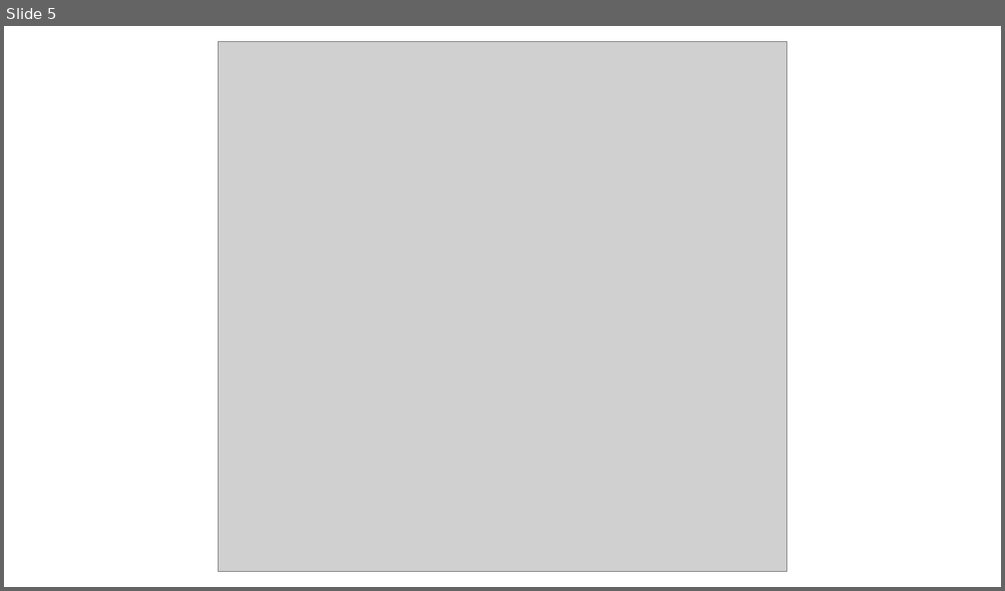
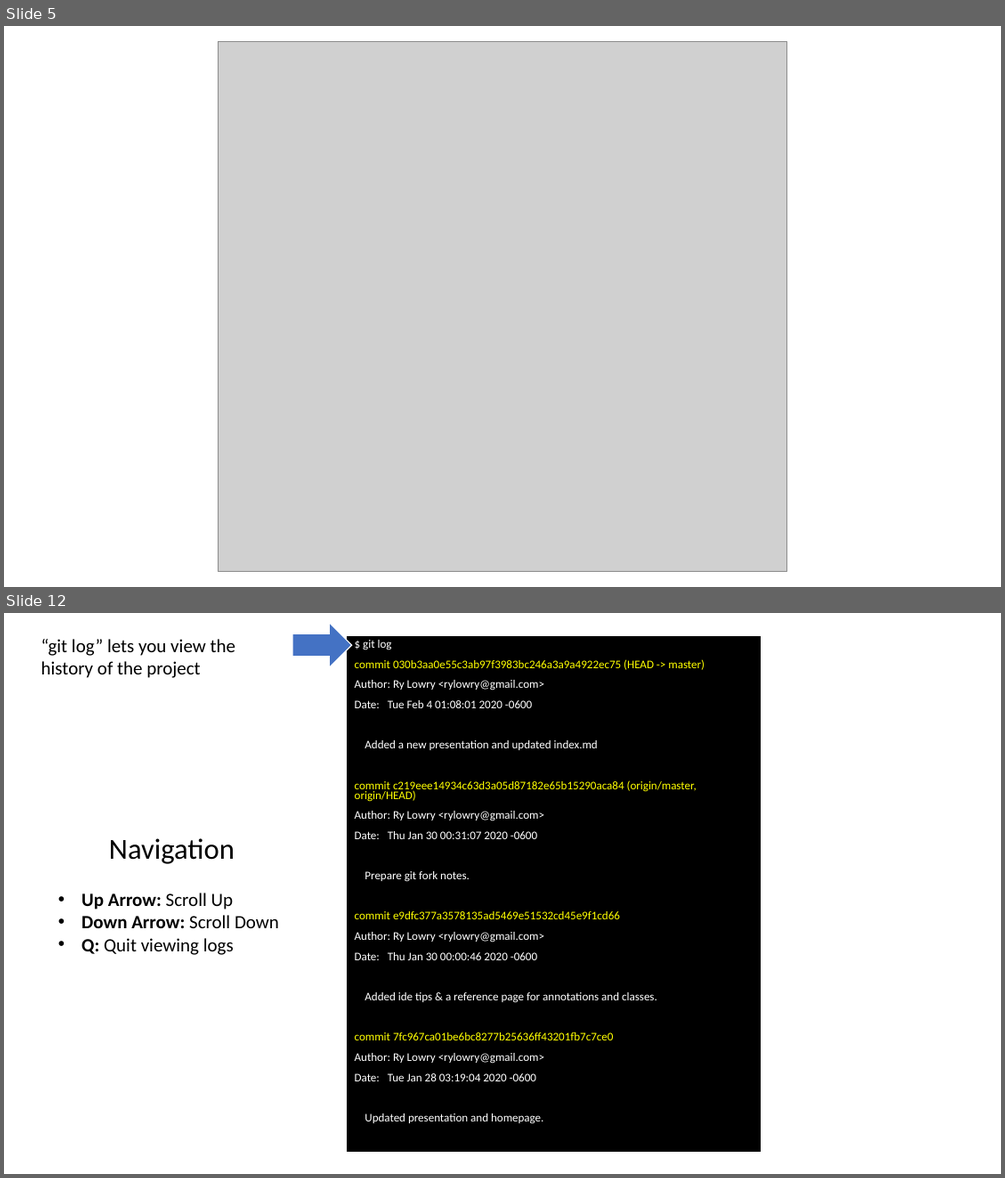
Before and after one commit to ryl/cybr406-2020, a slide deck: files/working-with-git-github.pptx. Shown one above the other, each under a label of ours: slide 5 before the commit, slides 5 and 12 after it; the slides between them are not shown. The pictures are 1005x591 and 1005x1178 pixels, drawn with LibreOffice and Linux fonts; fonts in the diff are those of the drawing; grey boxes stand for pictures; background and template pictures are left out. Boxes give left, top, right and bottom in pixels: in the first picture for what was removed or moved away, otherwise in the second. Text is boxed around its words. In the diff, an @@ line names an element or a change of style, - is before the commit and + after.

```diff
--- a/files/working-with-git-github.pptx
+++ b/files/working-with-git-github.pptx
@@ slide 12 added at (4,613,1001,1174), background #FFFFFF @@
@@ text added at (41,639,235,678), 18 pt, text #000000 @@
+“git log” lets you view the history of the project
@@ right arrow added at (292,623,352,667), fill #4472C4, outline #FFFFFF 1 pt @@
@@ text added at (348,637,760,1151), fill #000000, outline #000000 1 pt, 11.2 pt, text #FFFFFF @@
+$ git log
+commit 030b3aa0e55c3ab97f3983bc246a3a9a4922ec75 (HEAD -> master)
+Author: Ry Lowry <rylowry@gmail.com>
+Date: Tue Feb 4 01:08:01 2020 -0600
+Added a new presentation and updated index.md
+commit c219eee14934c63d3a05d87182e65b15290aca84 (origin/master, origin/HEAD)
+Author: Ry Lowry <rylowry@gmail.com>
+Date: Thu Jan 30 00:31:07 2020 -0600
+Prepare git fork notes.
+commit e9dfc377a3578135ad5469e51532cd45e9f1cd66
+Author: Ry Lowry <rylowry@gmail.com>
+Date: Thu Jan 30 00:00:46 2020 -0600
+Added ide tips & a reference page for annotations and classes.
+commit 7fc967ca01be6bc8277b25636ff43201fb7c7ce0
+Author: Ry Lowry <rylowry@gmail.com>
+Date: Tue Jan 28 03:19:04 2020 -0600
+Updated presentation and homepage.
@@ text added at (81,838,279,955), 18 pt, text #000000 @@
+Navigation
+• Up Arrow: Scroll Up
+• Down Arrow: Scroll Down
+• Q: Quit viewing logs
```
Also in this commit, not shown: 5 slides changed, 5 other slides added, 1 slide removed.
